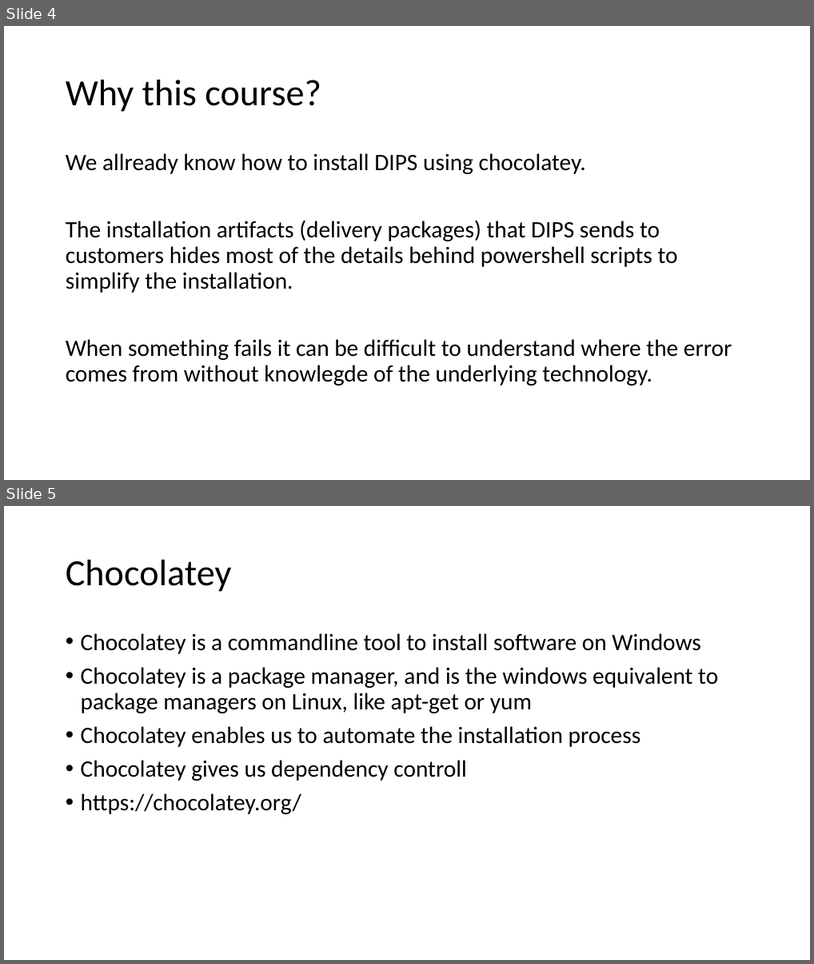
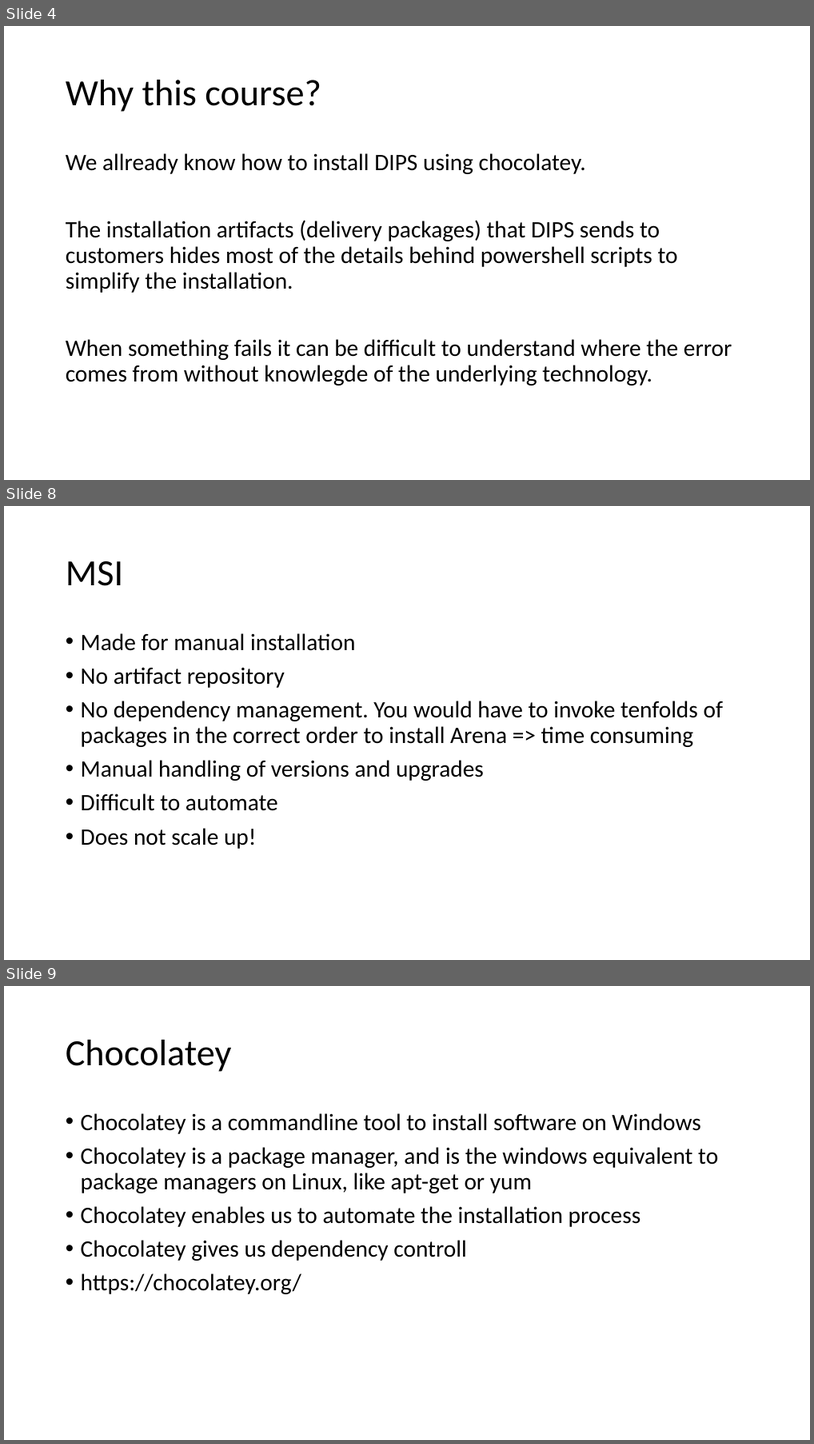
Before and after one commit to DIPSAS/InstallationTech, a slide deck: docs/InstallationCourse.pptx. Shown one above the other, each under a label of ours: slides 4 and 5 before the commit, slides 4, 8 and 9 after it; the slides between them are not shown. The pictures are 814x964 and 814x1444 pixels, drawn with LibreOffice and Linux fonts; fonts in the diff are those of the drawing. Boxes give left, top, right and bottom in pixels: in the first picture for what was removed or moved away, otherwise in the second. Text is boxed around its words. In the diff, an @@ line names an element or a change of style, - is before the commit and + after.

```diff
--- a/docs/InstallationCourse.pptx
+++ b/docs/InstallationCourse.pptx
@@ slide 8 added at [4, 506, 810, 960], background #FFFFFF @@
@@ title added at [66, 561, 123, 586], 44 pt, text #000000 @@
+MSI
@@ text added at [81, 633, 723, 848], 28 pt, text #000000 @@
+• Made for manual installation
+• No artifact repository
+• No dependency management. You would have to invoke tenfolds of packages in the correct order to install Arena => time consuming
+• Manual handling of versions and upgrades
+• Difficult to automate
+• Does not scale up!
@@ what was slide 5 is now slide 9 @@
```
Also in this commit, not shown: 3 other slides added.
